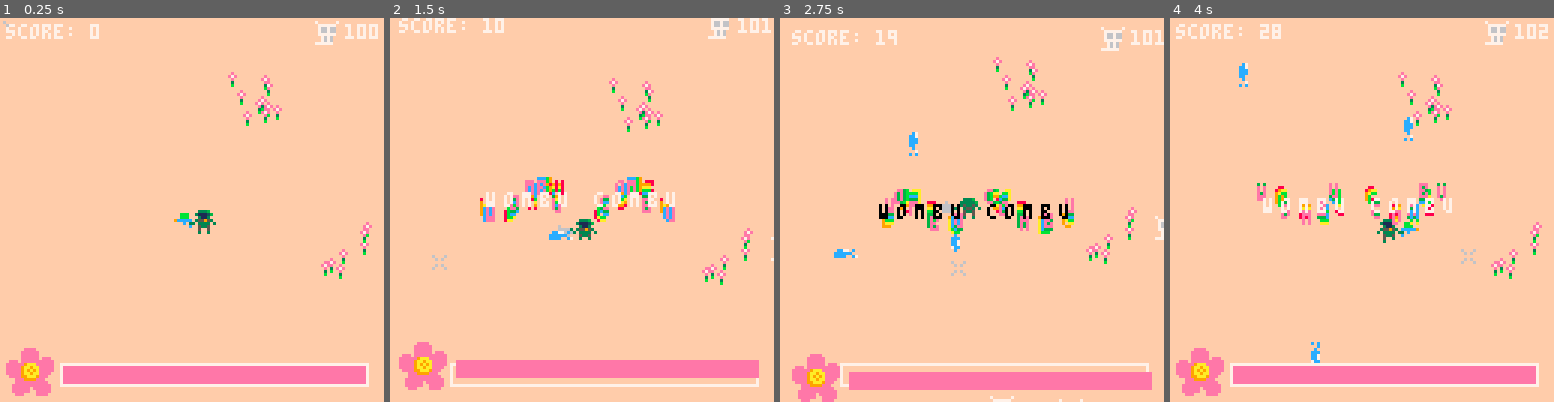
Above: before the commit, frames 1-4 (left to right).
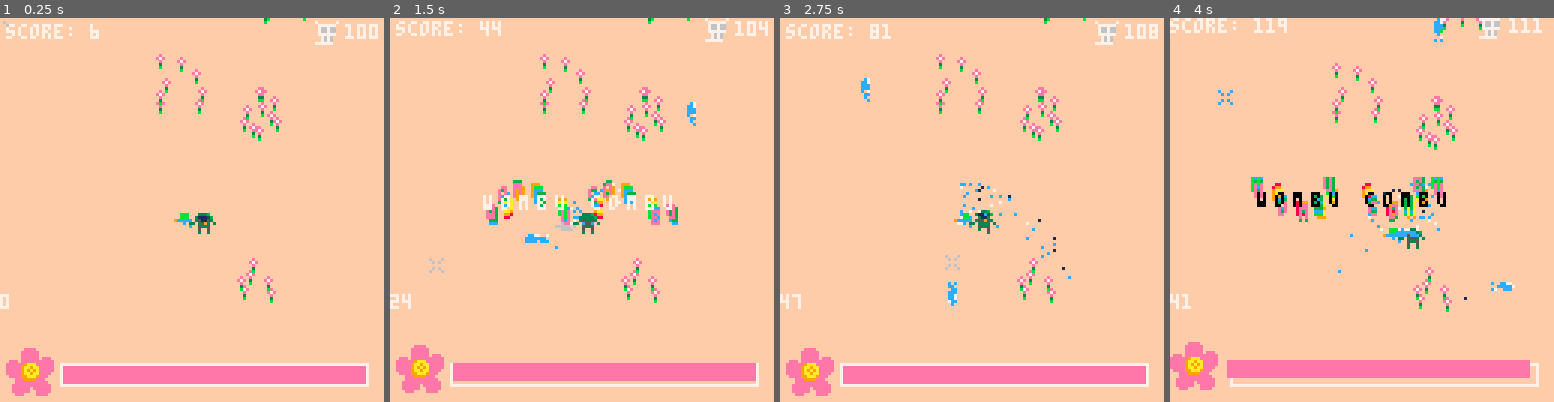
Above: after the commit, the same moments.

Repository: samboyer/ld46
Game: PICO-8 cartridge ld46.p8
The game is run twice, just before and just after one commit, with the same random seed, the same clock (stepped at 60 frames per second) and the same inputs.
Inputs (mouse positions are in pixels of both pictures, inside the frame that each line leads up to):
- Up to frame 1 (0.25 s): no input
- Up to frame 2 (1.5 s): tap X (X key) at 0.33, 1.07 s; click (670, 121) at 0.67 s; tap O (Z key) at 0.7 s; click (436, 267) at 1.22 s
- Up to frame 3 (2.75 s): hold Right 1.6-2.1 s; tap O (Z key) at 1.7, 2.1, 2.5 s; click (887, 114) at 1.77 s; tap X (X key) at 1.85 s; hold Up 2.15-2.42 s; click (952, 259) at 2.32 s; hold Right from 2.47 s (still down)
- Up to frame 4 (4 s): click (1404, 106) at 2.87 s; tap O (Z key) at 2.9, 3.3, 3.7 s; tap X (X key) at 2.97 s; release Right at 3.03 s; hold Left 3.08-3.58 s; click (1465, 256) at 3.42 s; hold Down 3.63-3.97 s; click (1231, 102) at 3.97 s

The runs differ from the first frame. In frame 1, 1.8% of the frame differs, in the area x 0-97%, y 0-76%; in frame 2, 8.5%; in frame 3, 10%; in frame 4, 11%, in the area x 0-99%, y 0-99%.

Commit message:
r/samsaysgoodbye

Diff:
--- a/ld46.p8
+++ b/ld46.p8
@@ -8,6 +8,135 @@
 
 -- FLAGS
 -- 0x1 COLLIDABLE
+
+
+-- Particle System by fililou
+particles = {}
+emitters = {}
+
+-- function _init()
+--  -- Demo values
+--  demo_i = 1
+--  demo_l = {"wind", "sparks", "fireflies", "dome"}
+-- end
+function update_particles() --used to be _update60
+ foreach(particles, update_particle)
+ foreach(emitters, update_emitter)
+--  -- Demo Controls
+--  if(btnp(ヤよや) and demo_i < #demo_l) demo_i += 1
+--  if(btnp(ヤよや) and demo_i > 1) demo_i -= 1
+--  if(btnp(ヤよや)) then
+--   if(demo_i==1) make_emitter(demo_emitter_wind, 50, 1)
+--   if(demo_i==2) make_emitter(demo_emitter_sparks, 50, 1)
+--   if(demo_i==3) make_emitter(demo_emitter_fireflies, 50, 5)
+--   if(demo_i==4) make_emitter(demo_emitter_dome, 50, 1)
+--  end
+end
+function draw_particles() --used to be _draw
+--  cls()
+ foreach(particles, draw_particle)
+--  -- Demo Print
+--  print(stat(7), 0, 0, 7)
+ print(#particles, 0, 92, 7)
+--  print(demo_l[demo_i], 0, 100, 7)
+--  print("press ヤよやヤよや to cycle", 0, 108, 7)
+--  print("press ヤよや to test", 0, 116, 7)
+end
+-- Axis are from 0 to 1
+-- Axis(x, y, c, r) - axis variable
+-- {,} - axis texture [1]: texture y position [2]: texture length
+function make_particle(_x, _y, _c, _r, _maxl)
+ p = {
+ x=_x,
+ y=_y,
+ c=_c,
+ r=_r,
+ l=0,
+ maxl=_maxl
+ }
+ add(particles, p)
+ return p
+end
+function axis(_n, _v, _a, _i)
+ return {
+  n=_n or 0,
+  v=_v or 0,
+  a=_a or 0,
+  i=_i or 1
+ }
+end
+function update_particle(p)
+ -- Update all axis
+ local _l = p.l / p.maxl
+ _r = get_axis(p.r, _l)
+ update_axis(p.x, cos(_r), -p.y.v * sin(_r))
+ update_axis(p.y, cos(_r), p.x.v * sin(_r))
+ update_axis(p.c)
+ update_axis(p.r)
+ if(p.l >= p.maxl) del(particles, p)
+ p.l += 1
+end
+function draw_particle(p)
+ local _l = p.l / p.maxl
+ pset(flr(get_axis(p.x, _l) * 127 + 0.5), flr(get_axis(p.y, _l) * 127 + 0.5), get_axis(p.c, p.l))
+end
+function make_emitter(_f, _l, _r)
+ add(emitters, {f=_f, l=_l, r=_r or 1})
+end
+function update_emitter(e)
+ if(e.l % e.r == 0) e.f()
+ e.l -= 1
+ if(e.l<=0) del(emitters, e)
+end
+
+function update_axis(a, m, o)
+ if not is_texture_axis(a) then
+  a.v += a.a -- Add acceleration
+  a.n += a.v * (m or 1) + (o or 0) -- Add velocity
+  a.v *= a.i -- Modify by inertia
+ end
+end
+function get_axis(a, l)
+ if is_texture_axis(a) then
+  return sget(l%8 + a[1], a[2] + l\8) -- Get value at addr
+ else
+  return a.n
+ end
+end
+function is_texture_axis(a)
+ return a.n == nil
+end
+
+-- Demo functions
+-- function demo_emitter_wind()
+--  make_particle(axis(0.5, 0.0076), axis(0.5), axis(0.46), {32, 32}, 50)
+-- end
+-- function demo_emitter_sparks()
+--  local _r = rnd(0.25)-0.125
+--  local _vx = 0.008 * sin(_r)
+--  local _vy = cos(_r) * -0.008
+--  make_particle(axis(0.5, _vx), axis(0.5, _vy, 0.0003), {33, 8}, axis(), 30+rnd(20))
+-- end
+-- function demo_emitter_fireflies()
+--  make_particle(axis(0.4+rnd(0.2)), axis(0.4+rnd(0.2), rnd(0.001)+0.001), {35, 8}, {36+flr(rnd(3.99)), 16}, 600)
+-- end
+-- function demo_emitter_dome()
+--  make_particle(axis(0.5), axis(0.5, -0.008, 0.00026), {34, 8}, axis(rnd(0.5)-0.25), 60)
+-- end
+
+function emitter_wateringcan()
+  local _r = rnd(0.25)
+  if isweaponfacingright then _r = -_r end
+  local _vx = 0.008 * sin(_r)
+  local _vy = cos(_r) * -0.008
+  make_particle(axis((weapontipx - screenx)/127, _vx), axis((weapontipy - screeny)/127, _vy, 0.0003), {0, 24}, axis(), 30+rnd(20))
+ end
+
+
+
+-->8
+--
+-- START
 
 --SETUP
 pal(13,139,1) --palette recolouring
@@ -38,6 +167,9 @@
   maxspd = 1.8,
   sprite = 64
 }
+weapontipx = 0
+weapontipx = 0
+isweaponfacingright = false
 
 bullets = {}
 --(x,y,dx,dy,sprite,life,dead)
@@ -80,6 +212,7 @@
   if(btn(4)) and wateranimframes == 0 then
     wateranimframes = 30
     sfx(7)
+    make_emitter(emitter_wateringcan, 35, 1)
   end
 
   if wateranimframes == 0 then
@@ -169,8 +302,8 @@
 
 -- TEMPORARY
 for i=1,10 do
-  centerx = flr(rnd(worldsizex-16))+16
-  centery = flr(rnd(worldsizey-16))+16
+  centerx = flr(rnd(worldsizex-32))+16
+  centery = flr(rnd(worldsizey-32))+16
 
   for i=1, flr(rnd(5))+6 do
     add_flower(centerx + flr(rnd(16))-8,
@@ -271,16 +404,15 @@
 
   update_bullets()
 
-  update_enemies()
-
-  update_health()
+  --update_enemies()
+
+  --update_health()
 
   if wateranimframes==0 then
     weaponsprite = 65
   else
     if wateranimframes > 5 and wateranimframes < 25 then
       weaponsprite = 68
-      --WATER PARTICLES
     else weaponsprite = 67
     end
     wateranimframes -= 1
@@ -333,15 +465,23 @@
   draw_object(player)
 
   --weapon
-  if mousex <= player.x - screenx
-  then draw_sprite(weaponsprite, player.x - 8, player.y) --right hand
-  else draw_sprite(weaponsprite, player.x + 8, player.y, true) --left hand
-  end
+  isweaponfacingright = mousex <= player.x - screenx
+  if isweaponfacingright then --right hand
+    draw_sprite(weaponsprite, player.x - 8, player.y)
+    weapontipx = player.x - 5
+  else
+    draw_sprite(weaponsprite, player.x + 8, player.y, true) --left hand
+    weapontipx = player.x + 13
+  end
+  weapontipy = player.y + 4
 
   --bullets
   for b in all(bullets) do
     if (not b.dead) draw_object(b)
   end
+
+  update_particles()
+  draw_particles()
 
   --UI
   if oldclick then ret = 17 else ret = 16 end
@@ -380,7 +520,7 @@
   effect_text = text
   effect_text_time = 40
   effect_text_effect = effect or flr(rnd(4))
-  sfx(0)
+  sfx(5)
 end
 
 effect_text = nil
@@ -435,14 +575,14 @@
 00000000000c00000000000000cc700000000000000cc0000000000000cc7000000000000000000000000000000000000000000000767600eeeeee9aaaeeeeee
 000000000000700000000000007cc00000000000000c000000000000007cc000000000000000000000000000000000000000000000767600eeeee9aa9aaeeeee
 0000000000c0c00000000000000c0000000000000000c00000000000000c0000000000000000000000000000000000000000000077777700eeeee9a9a9aeeeee
-0000000000000000000000000000000000000000000000000000000000000000000000000000000000000000000000000000000000000000eeeee9aa9aaeeee0
-00000000000000000000000000000000000000000000000000000000000000000000000000000000000000000000000000000000000000000eeee99aaa9eee00
-0000000000000000000000000000000000000000000000000000000000000000000000000000000000000000000000000000000000000000000eee9999eee000
-0000000000000000000000000000000000000000000000000000000000000000000000000000000000000000000000000000000000000000000eeeeeeeeeee00
-000000000000000000000000000000000000000000000000000000000000000000000000000000000000000000000000000000000000000000eeeeeeeeeeeee0
-000000000000000000000000000000000000000000000000000000000000000000000000000000000000000000000000000000000000000000eeeeee0eeeeee0
-000000000000000000000000000000000000000000000000000000000000000000000000000000000000000000000000000000000000000000eeeeee00eeeee0
-0000000000000000000000000000000000000000000000000000000000000000000000000000000000000000000000000000000000000000000eee0000eeee00
+777ccc7c00000000000000000000000000000000000000000000000000000000000000000000000000000000000000000000000000000000eeeee9aa9aaeeee0
+c7cc7cc7000000000000000000000000000000000000000000000000000000000000000000000000000000000000000000000000000000000eeee99aaa9eee00
+cc7cc7cc00000000000000000000000000000000000000000000000000000000000000000000000000000000000000000000000000000000000eee9999eee000
+cc7ccccc00000000000000000000000000000000000000000000000000000000000000000000000000000000000000000000000000000000000eeeeeeeeeee00
+111c11c10000000000000000000000000000000000000000000000000000000000000000000000000000000000000000000000000000000000eeeeeeeeeeeee0
+1c1111c10000000000000000000000000000000000000000000000000000000000000000000000000000000000000000000000000000000000eeeeee0eeeeee0
+111c1c110000000000000000000000000000000000000000000000000000000000000000000000000000000000000000000000000000000000eeeeee00eeeee0
+11c111c100000000000000000000000000000000000000000000000000000000000000000000000000000000000000000000000000000000000eee0000eeee00
 0000000000000000eeeeeeee00000000000000000000000000000000000000000000000000000000000000000000000000000000000000000000000000000000
 000000000000bbb0eeeeeeee00000000000000000000000000000000000000000000000000000000000000000000000000000000000000000000000000000000
 000000000000bbb0eeeeeeee00006000000000000000000000000000000000000000000000000000000000000000000000000000000000000000000000000000
Not shown, changed: the music (__music__) section of ld46.p8
Not shown, changed: the sound effects (__sfx__) section of ld46.p8
